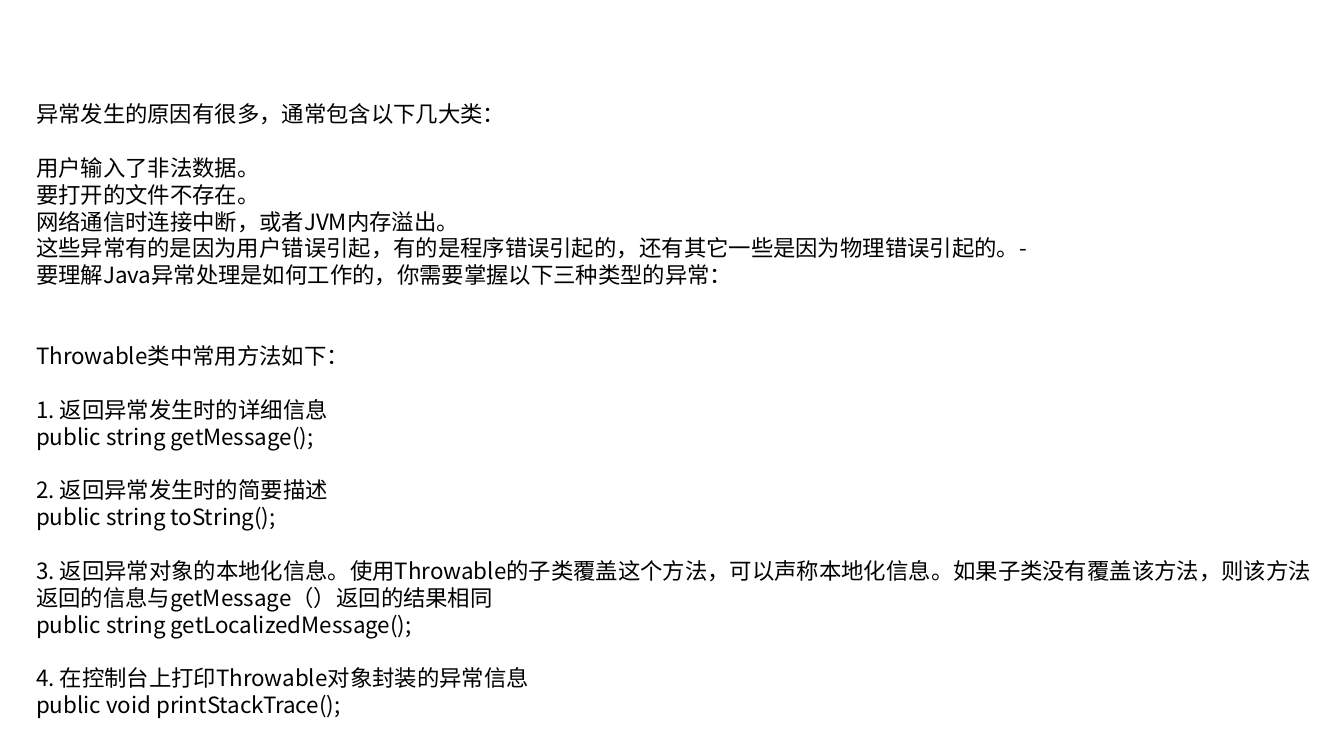
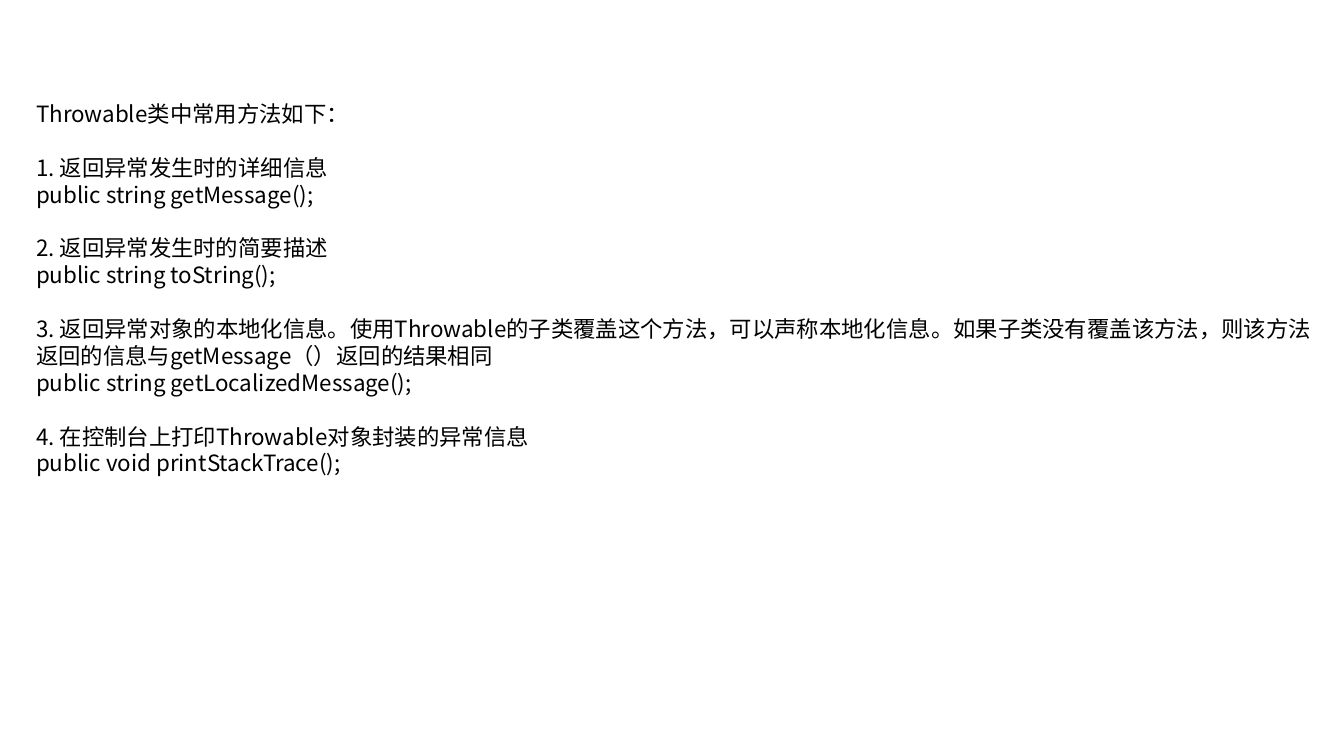
Before and after one commit to linkknown/PPT, a slide deck: slide 10 of 基础PPT/第6章：Java异常处理.pptx (slide 6 before the commit). Drawn at 1344x756 pixels with LibreOffice and Linux fonts; fonts in the diff are those of the drawing; background and template pictures are left out. Boxes give left, top, right and bottom in pixels: in the first picture for what was removed or moved away, otherwise in the second. Text is boxed around its words. In the diff, an @@ line names an element or a change of style, - is before the commit and + after.

```diff
--- a/基础PPT/第6章：Java异常处理.pptx
+++ b/基础PPT/第6章：Java异常处理.pptx
@@ text at (x1=36, y1=103, x2=1027, y2=286): paragraphs removed @@
-异常发生的原因有很多，通常包含以下几大类：
-用户输入了非法数据。
-要打开的文件不存在。
-网络通信时连接中断，或者JVM内存溢出。
-这些异常有的是因为用户错误引起，有的是程序错误引起的，还有其它一些是因为物理错误引起的。-
-要理解Java异常处理是如何工作的，你需要掌握以下三种类型的异常：
```
Also in this commit, not shown: 5 other slides changed, 4 slides added, 1 other file.
